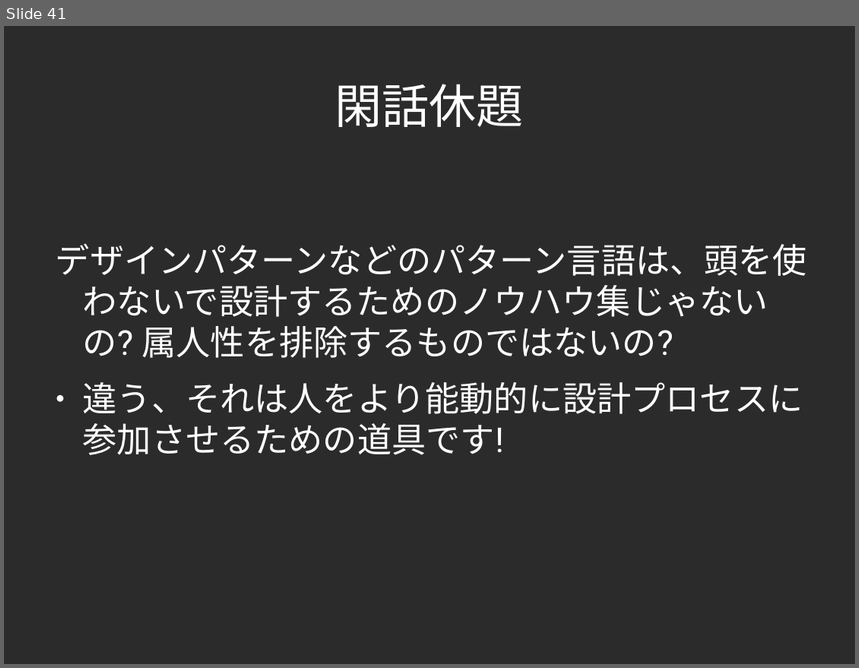
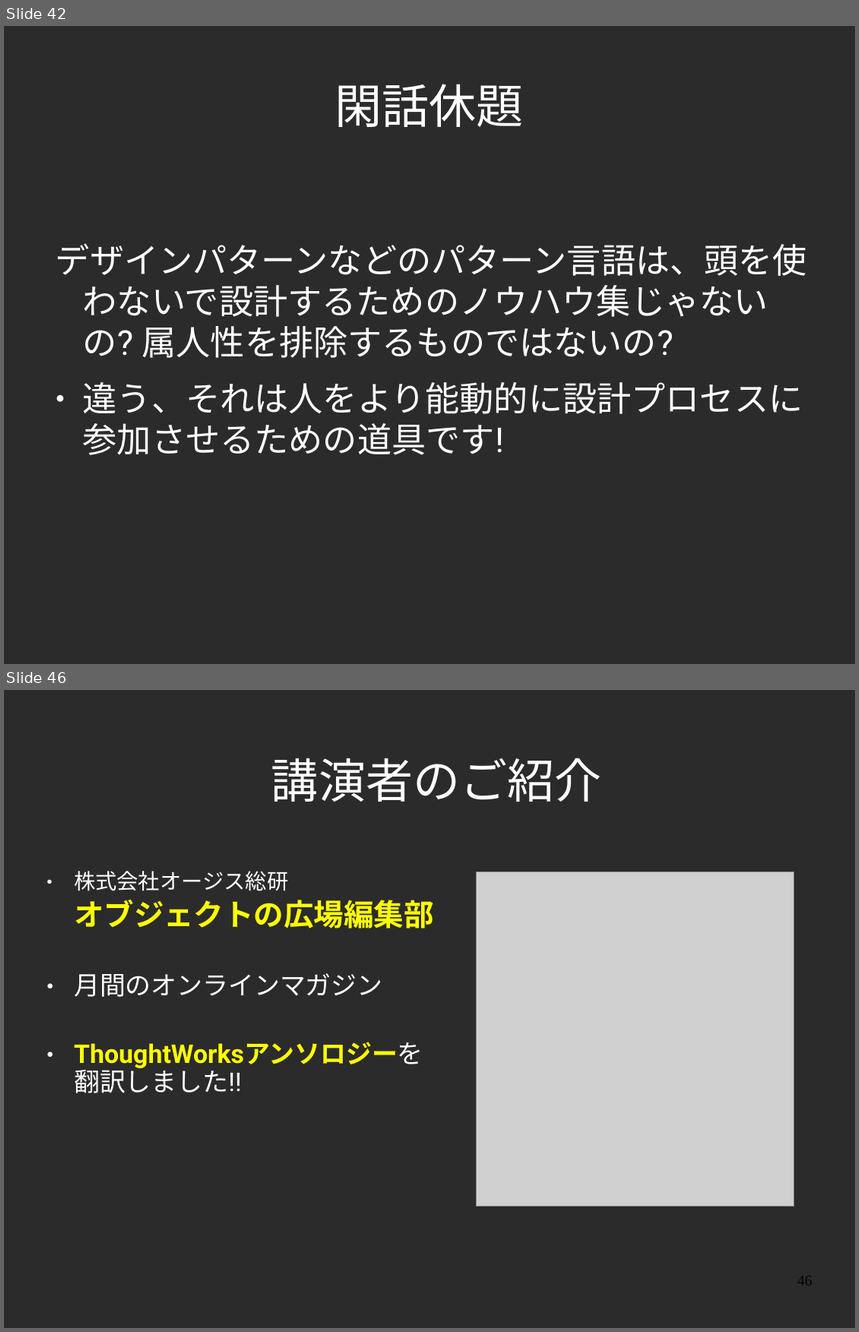
Before and after one commit to yojik/yojik-lib, a slide deck: 2009devsumi/oo_exercise/doc/devsum.odp. Shown one above the other, each under a label of ours: slide 41 before the commit, slides 42 and 46 after it; the slides between them are not shown. The pictures are 859x668 and 859x1332 pixels, drawn with LibreOffice and Linux fonts; fonts in the diff are those of the drawing; grey boxes stand for pictures; background and template pictures are left out; a plain dark background stands for a picture behind light text. Boxes give left, top, right and bottom in pixels: in the first picture for what was removed or moved away, otherwise in the second. Text is boxed around its words. In the diff, an @@ line names an element or a change of style, - is before the commit and + after.

```diff
--- a/2009devsumi/oo_exercise/doc/devsum.odp
+++ b/2009devsumi/oo_exercise/doc/devsum.odp
@@ slide 46 added at box(4, 690, 855, 1328), background picture (left out) @@
@@ title added at box(272, 758, 602, 802), 44 pt, text #FFFFFF @@
+講演者のご紹介
@@ text added at box(74, 871, 433, 1094), 24 pt, text #FFFFFF @@
+● 株式会社オージス総研
+  オブジェクトの広場編集部
+● 月間のオンラインマガジン
+● ThoughtWorksアンソロジーを
+  翻訳しました!!
@@ picture added at box(476, 872, 794, 1207) @@
@@ page number added at box(797, 1277, 813, 1285), 14 pt, text #000000 @@
+46
@@ what was slide 41 is now slide 42 @@
```
Also in this commit, not shown: 9 slides changed, 7 other slides added, 4 slides removed.
